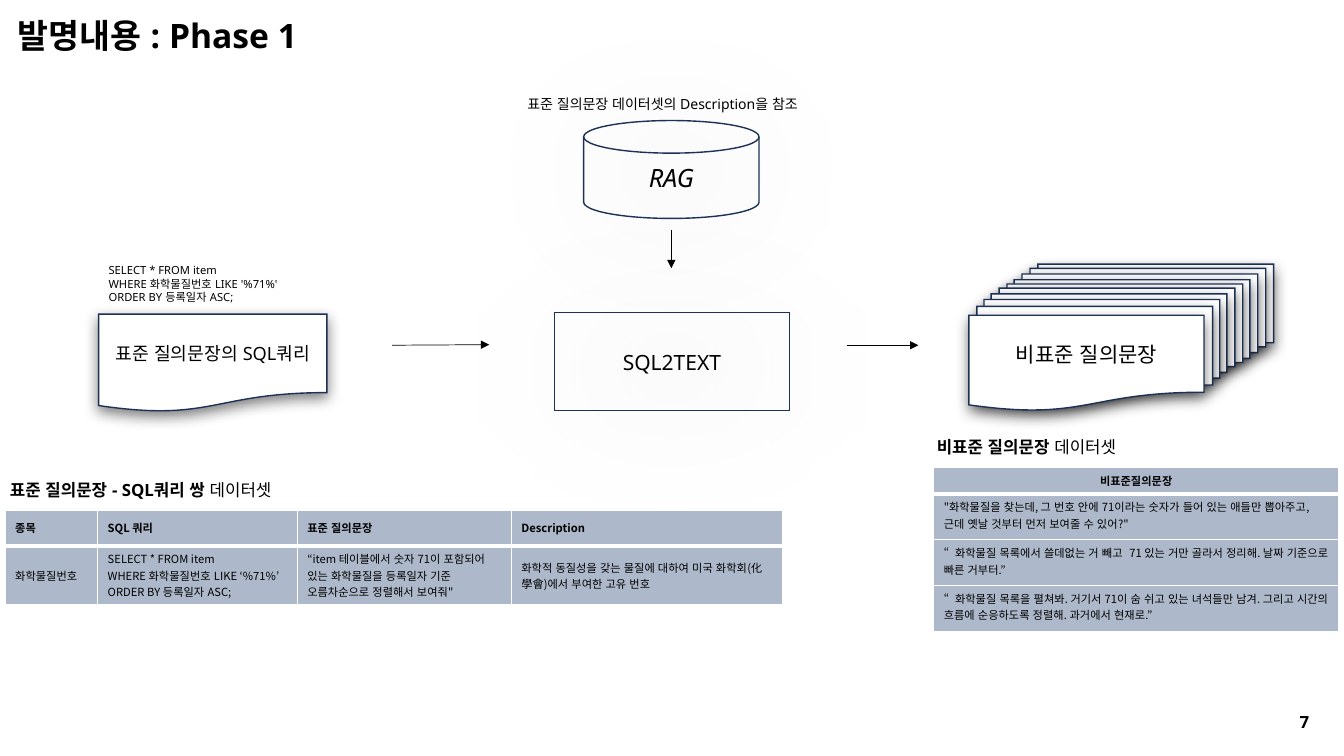
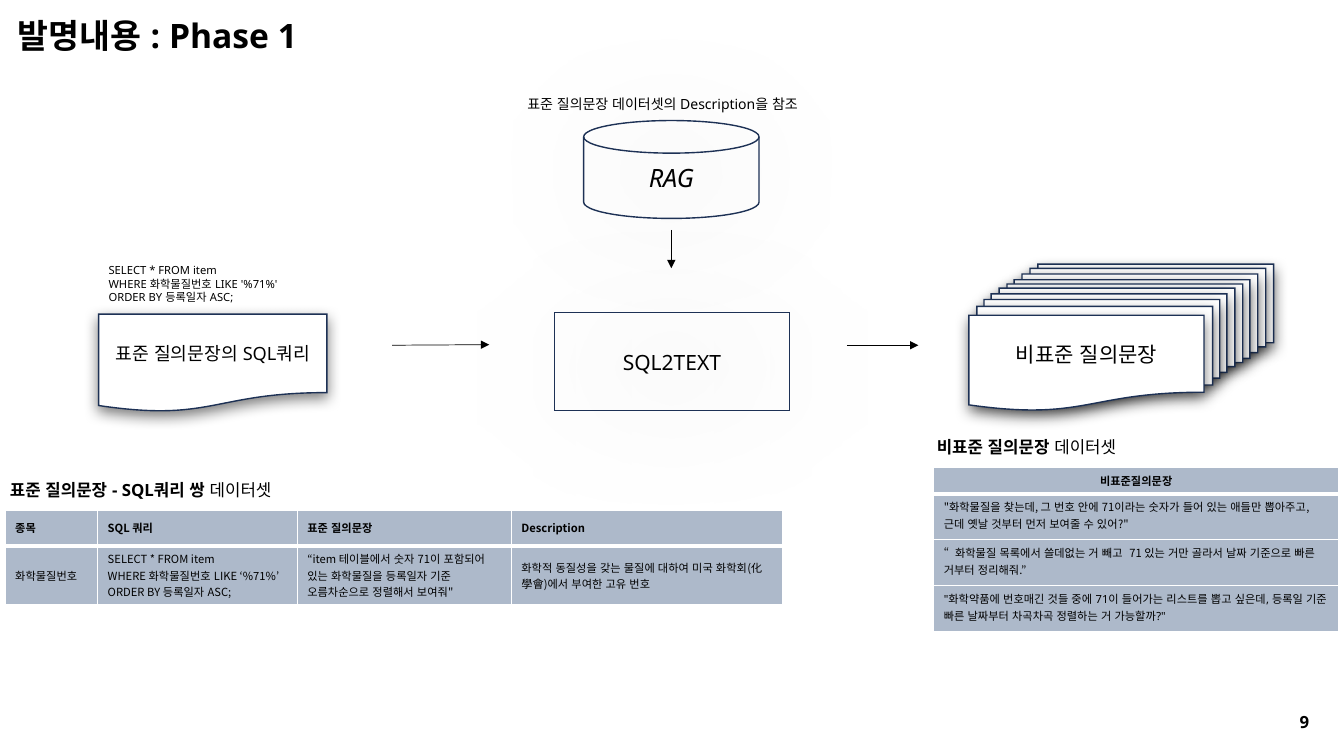
Before and after one commit to seungdeng/DELab, a slide deck: slide 8 of PPT/DSLab_이승건,송민섭_특허.pptx (slide 10 before the commit). Drawn at 1344x756 pixels with LibreOffice and Linux fonts; fonts in the diff are those of the drawing. Boxes give left, top, right and bottom in pixels: in the first picture for what was removed or moved away, otherwise in the second. Text is boxed around its words. In the diff, an @@ line names an element or a change of style, - is before the commit and + after.

```diff
--- a/PPT/DSLab_이승건,송민섭_특허.pptx
+++ b/PPT/DSLab_이승건,송민섭_특허.pptx
@@ table at box(934, 468, 1339, 632) @@
-row 3, column 1: “화학물질 목록에서 쓸데없는 거 빼고 71 있는 거만 골라서 정리해. 날짜 기준으로 빠른 거부터.”
+row 3, column 1: “화학물질 목록에서 쓸데없는 거 빼고 71 있는 거만 골라서 날짜 기준으로 빠른 거부터 정리해줘.”
@@ row 4, column 1: "“화학물질 목록을 펼쳐봐. 거기서 71이 숨 쉬고 있는 녀석들만 남겨. 그리고 시간의 흐름에 순응하도록 정렬해. 과거에서 현재로.”" to ""화학약품에 번호매긴 것들 중에 71이 들어가는 리스트를 뽑고 싶은데, 등록일 기준 빠른 날짜부터 차곡차곡 정렬하는 거 가능할까?"" @@
@@ text at box(1300, 716, 1310, 729): text changed @@
-7
+9
```
Also in this commit, not shown: 12 other slides changed, 2 slides added, 2 slides removed.
